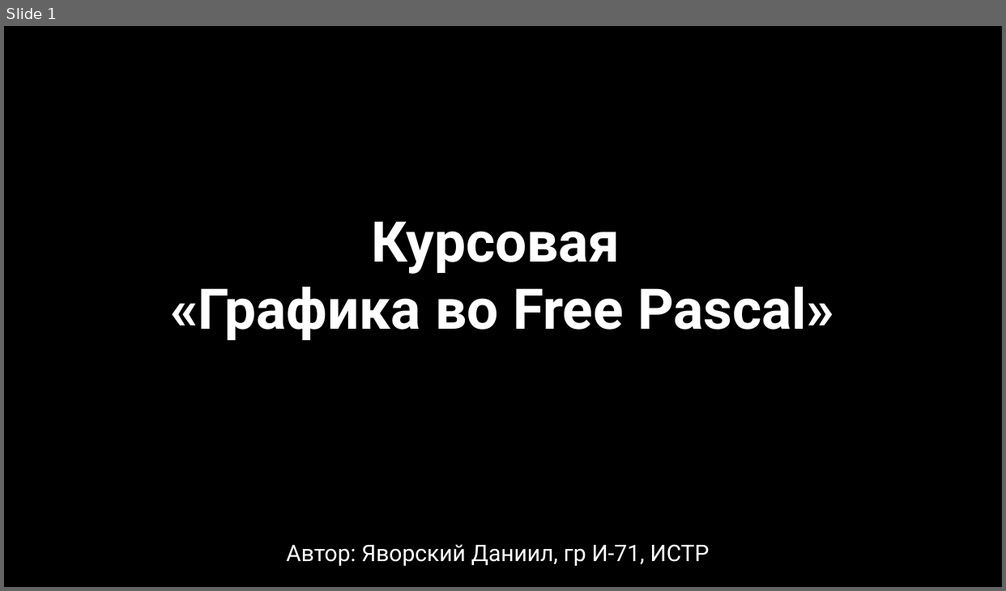
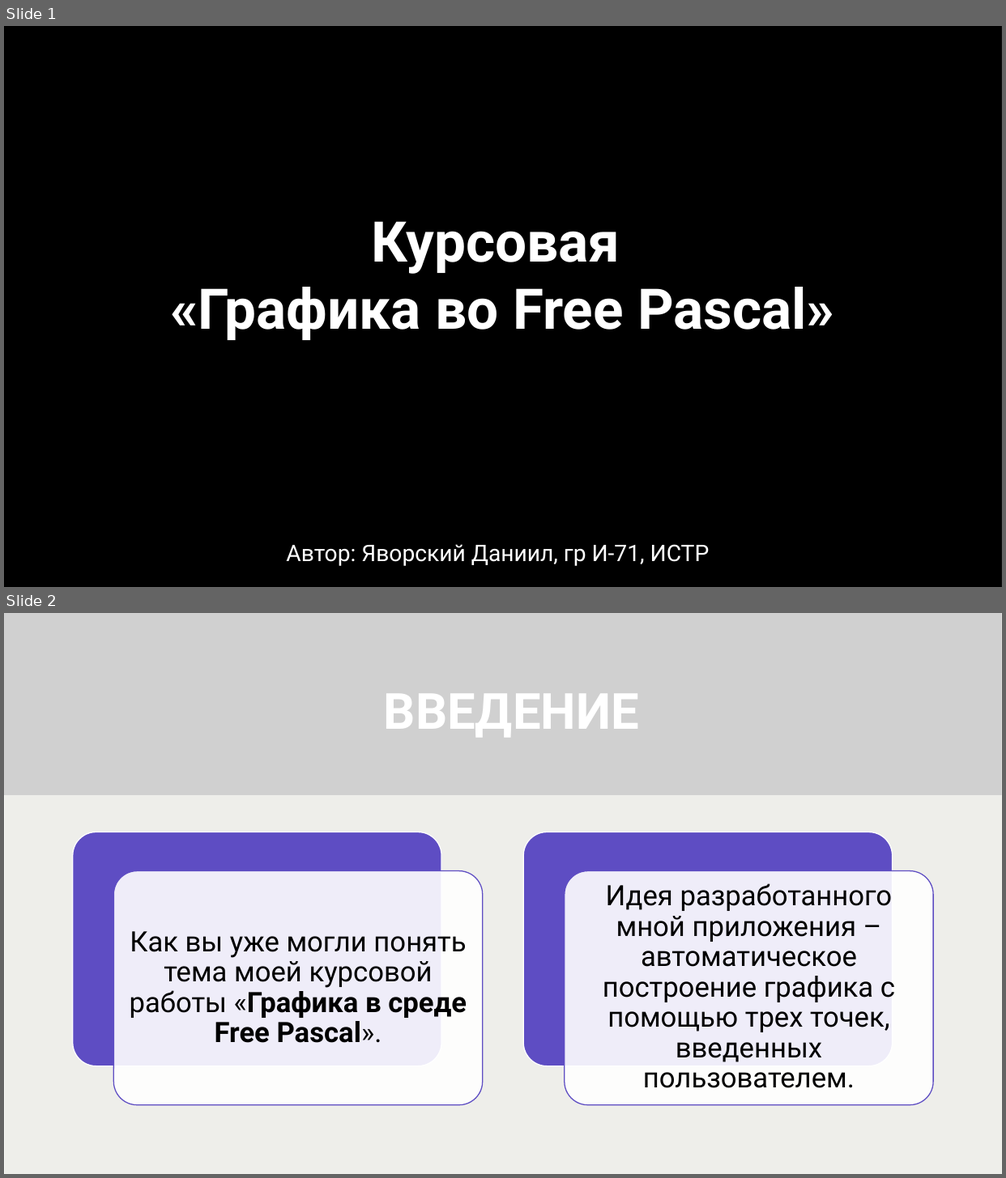
Before and after one commit to DaniilYavorskiy/Kursach, a slide deck: Курсовая Графика во Free Pascal.pptx. Shown one above the other, each under a label of ours: slide 1 before the commit, slides 1 and 2 after it. The pictures are 1006x591 and 1006x1178 pixels, drawn with LibreOffice and Linux fonts; fonts in the diff are those of the drawing; grey boxes stand for pictures; background and template pictures are left out; a plain dark background stands for a picture behind light text. Boxes give left, top, right and bottom in pixels: in the first picture for what was removed or moved away, otherwise in the second. Text is boxed around its words. In the diff, an @@ line names an element or a change of style, - is before the commit and + after.

```diff
--- a/Курсовая Графика во Free Pascal.pptx
+++ b/Курсовая Графика во Free Pascal.pptx
@@ slide 2 added at box(4, 613, 1002, 1174), background #FFFFFF @@
@@ rectangle added at box(4, 613, 1002, 1174), fill #FFFFFF @@
@@ rectangle added at box(4, 613, 1002, 1174), fill #E7E8E2 at 70% opacity @@
@@ picture added at box(4, 613, 1002, 795) @@
@@ title added at box(384, 694, 639, 737), 48 pt, text #FFFFFF, bold @@
+ВВЕДЕНИЕ
@@ group added at box(73, 833, 934, 1105): 4 rounded rectangles, 2 texts @@
+Как вы уже могли понять тема моей курсовой работы «Графика в среде Free Pascal».
+Идея разработанного мной приложения – автоматическое построение графика с помощью трех точек, введенных пользователем.
```
Also in this commit, not shown: 2 other slides added.
